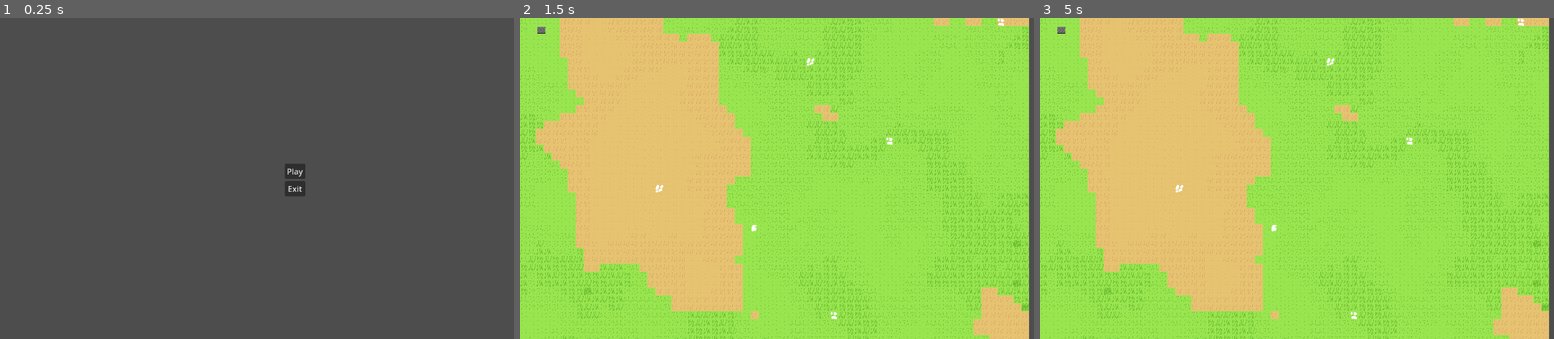
Above: before the commit, frames 1-3 (left to right).
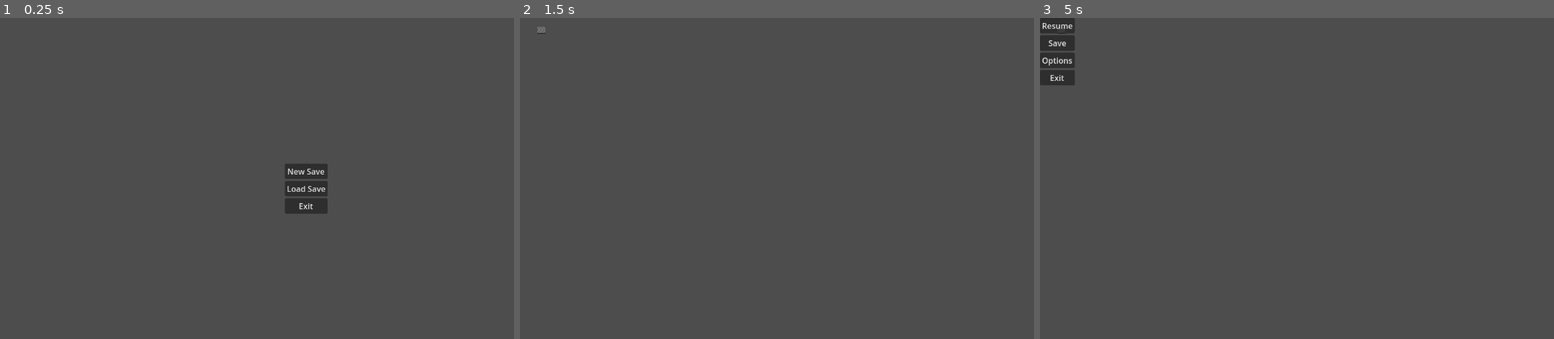
Above: after the commit, the same moments.

Repository: FrozenFishDuo/mini-factory
Game: Godot game, scene res://scenes/main/main_menu.tscn
Same seed, same stepped clock (60 frames per second), same inputs: the game is played once before the commit and once after it.
Inputs:
- Up to frame 1 (0.25 s): no input
- Up to frame 2 (1.5 s): click "Play" (after the commit: "New Save") at 0.5 s; tap Enter at 1.25 s
- Up to frame 3 (5 s): tap Space at 2, 3.5 s; tap Enter at 2.75, 4.25 s; tap Escape (cancel, bound only after the commit) at 4.9 s

The runs differ from the first frame. In frame 1, 0.8% of the frame differs, in the area x 55-64%, y 45-62%; in frame 2, 99%; in frame 3, 99%, in the area x 0-100%, y 0-100%.

Commit message:
add pause menu
added a very simple pause menu

Diff:
--- a/project.godot
+++ b/project.godot
@@ -29,3 +29,11 @@
 [display]
 
 mouse_cursor/custom_image="uid://dyu7eyh87sqae"
+
+[input]
+
+cancel={
+"deadzone": 0.2,
+"events": [Object(InputEventKey,"resource_local_to_scene":false,"resource_name":"","device":-1,"window_id":0,"alt_pressed":false,"shift_pressed":false,"ctrl_pressed":false,"meta_pressed":false,"pressed":false,"keycode":0,"physical_keycode":4194305,"key_label":0,"unicode":0,"location":0,"echo":false,"script":null)
+]
+}
--- a/scenes/levels/level.tscn
+++ b/scenes/levels/level.tscn
@@ -1,18 +1,25 @@
-[gd_scene load_steps=4 format=3 uid="uid://b37mu0jb4rq6j"]
+[gd_scene load_steps=5 format=3 uid="uid://b37mu0jb4rq6j"]
 
+[ext_resource type="Script" uid="uid://bwmskkquhhn04" path="res://scripts/systems/level.gd" id="1_xb4v1"]
 [ext_resource type="TileSet" uid="uid://b7bgd1tfmh2ly" path="res://assets/tilesets/level.tres" id="2_b2cq8"]
-[ext_resource type="Script" uid="uid://ctdvq7emjxtkh" path="res://scripts/systems/terrain_generation/terrain_generate.gd" id="2_bovvr"]
 [ext_resource type="PackedScene" uid="uid://dmbxhpedbks3d" path="res://assets/mechanism/conveyor/conveyor.tscn" id="3_b2cq8"]
+[ext_resource type="PackedScene" uid="uid://8i7yt673ot3j" path="res://scenes/levels/pause_menu.tscn" id="4_xb4v1"]
 
 [node name="Level" type="Node2D"]
-script = ExtResource("2_bovvr")
+process_mode = 3
+script = ExtResource("1_xb4v1")
 
-[node name="Terrain" type="TileMapLayer" parent="."]
+[node name="Game" type="Node2D" parent="."]
+process_mode = 1
+
+[node name="Terrain" type="TileMapLayer" parent="Game"]
 tile_set = ExtResource("2_b2cq8")
 
-[node name="TerrainOre" type="TileMapLayer" parent="."]
+[node name="TerrainOre" type="TileMapLayer" parent="Game"]
 tile_set = ExtResource("2_b2cq8")
 
-[node name="AnimatedSprite2D" parent="." instance=ExtResource("3_b2cq8")]
+[node name="AnimatedSprite2D" parent="Game" instance=ExtResource("3_b2cq8")]
 position = Vector2(43, 26)
 frame_progress = 0.0
+
+[node name="PauseMenu" parent="." instance=ExtResource("4_xb4v1")]
--- /dev/null
+++ b/scenes/levels/pause_menu.tscn
@@ -0,0 +1,48 @@
+[gd_scene load_steps=2 format=3 uid="uid://8i7yt673ot3j"]
+
+[ext_resource type="Script" uid="uid://dc3p5jhkvoxp4" path="res://scripts/systems/pause_menu.gd" id="1_unjiy"]
+
+[node name="PauseMenu" type="Node2D"]
+process_mode = 4
+script = ExtResource("1_unjiy")
+
+[node name="CanvasLayer" type="CanvasLayer" parent="."]
+process_mode = 2
+
+[node name="Pause" type="VBoxContainer" parent="CanvasLayer"]
+visible = false
+offset_right = 70.0
+offset_bottom = 101.0
+
+[node name="Resume" type="Button" parent="CanvasLayer/Pause"]
+layout_mode = 2
+text = "Resume"
+
+[node name="Save" type="Button" parent="CanvasLayer/Pause"]
+layout_mode = 2
+text = "Save"
+
+[node name="Options" type="Button" parent="CanvasLayer/Pause"]
+layout_mode = 2
+text = "Options"
+
+[node name="Exit" type="Button" parent="CanvasLayer/Pause"]
+layout_mode = 2
+text = "Exit"
+
+[node name="ConfirmExit" type="VBoxContainer" parent="CanvasLayer"]
+visible = false
+offset_right = 40.0
+offset_bottom = 40.0
+
+[node name="ExitLabel" type="Label" parent="CanvasLayer/ConfirmExit"]
+layout_mode = 2
+text = "Exit to menu?"
+
+[node name="Return" type="Button" parent="CanvasLayer/ConfirmExit"]
+layout_mode = 2
+text = "Go Back"
+
+[node name="Exit" type="Button" parent="CanvasLayer/ConfirmExit"]
+layout_mode = 2
+text = "Exit"
--- a/scenes/main/main_menu.tscn
+++ b/scenes/main/main_menu.tscn
@@ -3,15 +3,20 @@
 [sub_resource type="GDScript" id="GDScript_1i17u"]
 script/source = "extends Node2D
 
-@onready var button_play = $VBoxContainer/Play
+@onready var button_new = $VBoxContainer/NewSave
+@onready var button_load = $VBoxContainer/LoadSave
 @onready var button_exit = $VBoxContainer/Exit
 
 func _ready():
 	# Connect buttons to methods
-	button_play.pressed.connect(play)
+	button_new.pressed.connect(play)
+	button_load.pressed.connect(load_save)
 	button_exit.pressed.connect(exit)
 
 func play():
+	get_tree().change_scene_to_file(\"res://scenes/levels/level.tscn\")
+
+func load_save():
 	get_tree().change_scene_to_file(\"res://scenes/levels/level.tscn\")
 
 func exit():
@@ -27,9 +32,13 @@
 offset_right = 614.0
 offset_bottom = 360.0
 
-[node name="Play" type="Button" parent="VBoxContainer"]
+[node name="NewSave" type="Button" parent="VBoxContainer"]
 layout_mode = 2
-text = "Play"
+text = "New Save"
+
+[node name="LoadSave" type="Button" parent="VBoxContainer"]
+layout_mode = 2
+text = "Load Save"
 
 [node name="Exit" type="Button" parent="VBoxContainer"]
 layout_mode = 2
--- /dev/null
+++ b/scripts/systems/level.gd
@@ -0,0 +1,12 @@
+extends Node2D
+
+@onready var pause_menu = $PauseMenu/CanvasLayer/Pause
+
+func _process(delta):
+	if Input.is_action_just_pressed("cancel"):
+		if !get_tree().paused:
+			get_tree().paused = true
+			pause_menu.visible = true
+		else:
+			get_tree().paused = false
+			pause_menu.visible = false
--- /dev/null
+++ b/scripts/systems/pause_menu.gd
@@ -0,0 +1,38 @@
+extends Node2D
+
+@onready var pause_menu = $CanvasLayer/Pause
+@onready var confirm_exit = $CanvasLayer/ConfirmExit
+@onready var button_resume = $CanvasLayer/Pause/Resume
+@onready var button_save = $CanvasLayer/Pause/Save
+@onready var button_options = $CanvasLayer/Pause/Options
+@onready var button_exit = $CanvasLayer/Pause/Exit
+
+@onready var label_exit = $CanvasLayer/ConfirmExit/ExitLabel
+@onready var button_return = $CanvasLayer/ConfirmExit/Return
+@onready var button_confirm_exit = $CanvasLayer/ConfirmExit/Exit
+
+func _ready():
+	# Connect buttons to methods
+	button_resume.pressed.connect(play)
+	#button_save.pressed.connect(play)
+	#button_options.pressed.connect(exit)
+	button_exit.pressed.connect(ask_exit)
+
+	button_return.pressed.connect(comfirm_exit_return)
+	button_confirm_exit.pressed.connect(exit)
+
+func play():
+	pause_menu.visible = false
+	get_tree().paused = false
+
+func ask_exit():
+	pause_menu.visible = false
+	confirm_exit.visible = true
+
+func comfirm_exit_return():
+	confirm_exit.visible = false
+	pause_menu.visible = true
+
+func exit():
+	get_tree().paused = false
+	get_tree().change_scene_to_file("res://scenes/main/main_menu.tscn")
--- a/scripts/systems/terrain_generation/terrain_generate.gd
+++ b/scripts/systems/terrain_generation/terrain_generate.gd
@@ -1,11 +1,13 @@
 extends Node
+
+class_name TerrainGenerate
 
 @onready var tile_map := $Terrain
 @onready var ore_map := $TerrainOre
 var dirt_value = 0.35# what number to use to discard if a piece of terrain is dirt, letting the grass remain?(smaller == more dirt)
 var ore_value = 0.75# same as above
 
-func _ready():
+func _init():
 	# generate grass
 	var grid = GenerateNoise.generate_2d(1337, 0.5, 5, 0.05)
 	for position in grid:
Not shown, added: scripts/systems/level.gd.uid
Not shown, added: scripts/systems/pause_menu.gd.uid
